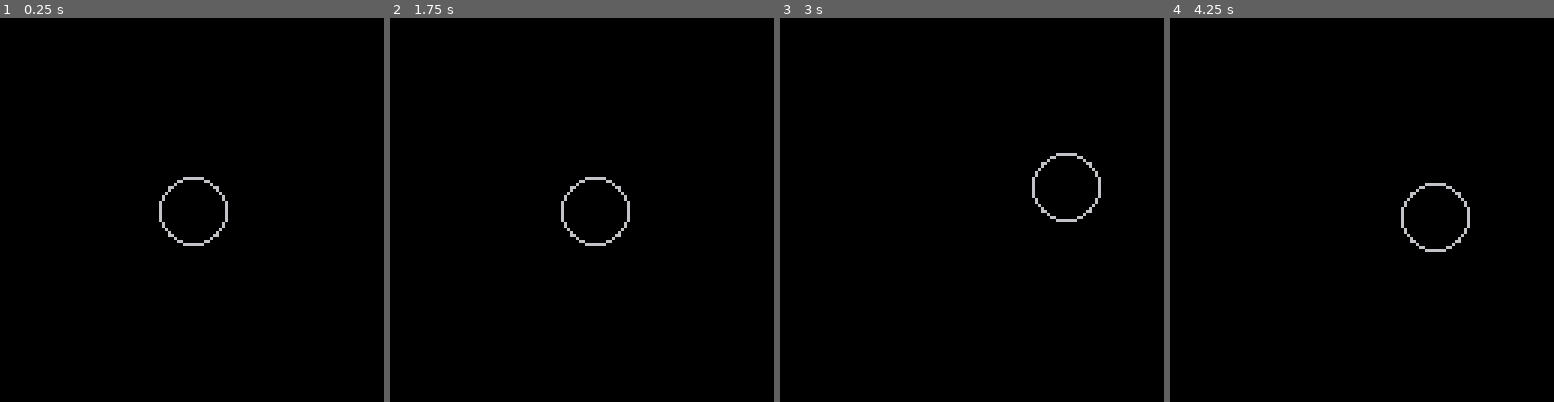
Above: before the commit, frames 1-4 (left to right).
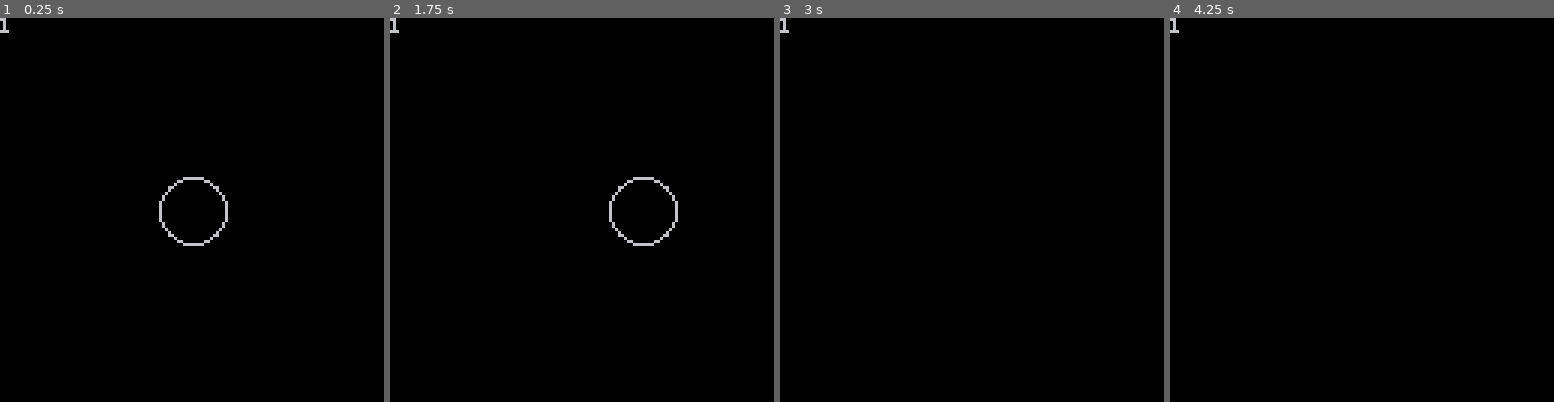
Above: after the commit, the same moments.

Repository: Aeklad/pico8
Game: PICO-8 cartridge lerp.p8
Same seed, same stepped clock (60 frames per second), same inputs: the game is played once before the commit and once after it.
Inputs:
- Up to frame 1 (0.25 s): no input
- Up to frame 2 (1.75 s): hold Right from 1.6 s (still down)
- Up to frame 3 (3 s): release Right at 2.1 s; hold Up 2.15-2.42 s; hold Right from 2.47 s (still down)
- Up to frame 4 (4.25 s): release Right at 3.03 s; hold Left 3.08-3.58 s; hold Down 3.63-3.97 s; hold Right from 4.02 s (still down)

The runs differ from the first frame. In frame 1, less than 0.1% of the frame differs, in the area x 0-3%, y 0-4%; in frame 2, 0.8%, in the area x 0-75%, y 0-60%; in frame 3, 0.4%; in frame 4, 0.4%.

Commit message:
normaliazed diagonal speed

Diff:
--- a/lerp.p8
+++ b/lerp.p8
@@ -4,21 +4,33 @@
 
 origin = {
  x = 64,
- y = 64
+ y = 64,
+ xspd = 5,
+ yspd = 5
 }
 function move_stuff(n)
  if btn(0) then
-  n.x -= 1
+  n.x -= n.xspd * dsp
  end
  if btn(1) then
-  n.x += 1
+  n.x += n.xspd * dsp
  end
  if btn(2) then
-  n.y -= 1
+  n.y -= n.yspd * dsp
  end
  if btn(3) then
-  n.y += 1
+  n.y += n.yspd * dsp
  end
+ ix = btn(0) or btn(1)
+ iy = btn(2) or btn(3)
+ diag = ix and iy
+ if diag then
+  dsp = n.xspd/(sqrt(n.xspd*n.xspd + n.yspd*n.yspd))
+ else
+  dsp = 1
+ end
+ print(dsp)
+
 end
 
 function _update()
